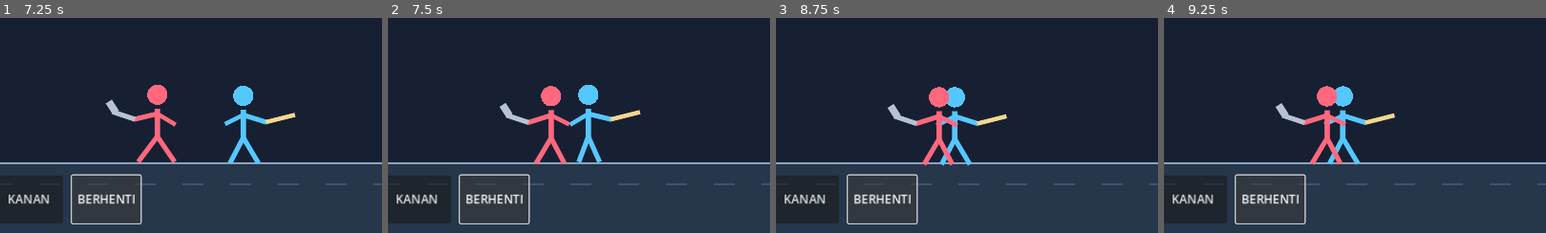
Above: before the commit, frames 1-4 (left to right).
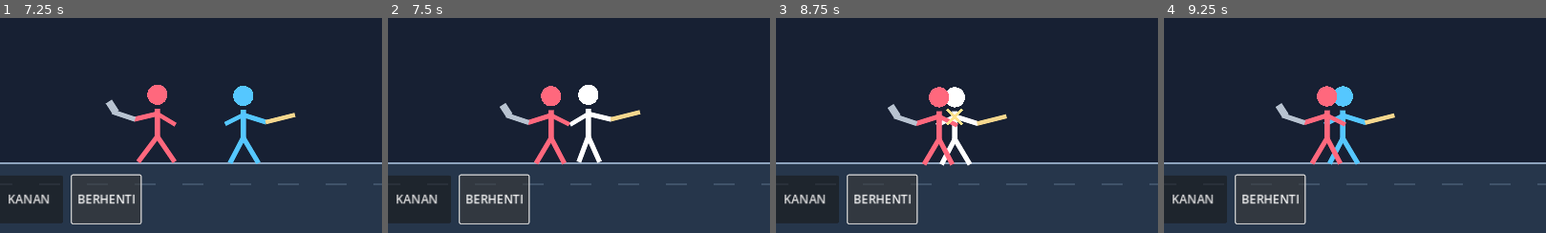
Above: after the commit, the same moments.

Repository: satriamada-web/stickman-duel
Game: Godot game, scene res://scenes/main.tscn
Same seed, same stepped clock (60 frames per second), same inputs: the game is played once before the commit and once after it.
Inputs:
- Up to frame 1 (7.25 s): click "MULAI BERTARUNG" at 0.5 s; click "SERANG" at 1.25 s; click "KIRI" at 2 s; click "KANAN" at 2.75 s; click "BERHENTI" at 3.5 s; tap Enter at 4.25 s; hold D 4.28-5.03 s; tap Space at 4.52, 5.27, 6.77 s; hold A 5.03-5.78 s; hold D from 5.78 s (still down)
- Up to frame 2 (7.5 s): release D at 7.28 s; hold A from 7.28 s (still down)
- Up to frame 3 (8.75 s): keep holding A; tap Space at 7.52, 8.27 s
- Up to frame 4 (9.25 s): keep holding A
The pictures show only the part of the screen within x 14-64%, y 45-95%; the shares and areas given below are measured in that part.

Frame 1 is identical in both runs. In frame 2, 1.2% of the frame differs, in the area x 47-59%, y 31-68%; in frame 3, 1.1%; in frame 4, nothing differs.

Commit message:
feat: add hit flash and impact feedback effects

Diff:
--- a/scripts/main.gd
+++ b/scripts/main.gd
@@ -18,6 +18,10 @@
 var attack_cooldown := 0.0
 var attack_animation_time := 0.0
 var animation_time := 0.0
+var player_hit_flash := 0.0
+var enemy_hit_flash := 0.0
+var impact_effect_time := 0.0
+var impact_effect_x := 0.0
 var enemy_attack_cooldown := 0.0
 var move_direction := 0
 var match_over := false
@@ -55,6 +59,9 @@
 		return
 	animation_time += delta
 	attack_animation_time = maxf(0.0, attack_animation_time - delta)
+	player_hit_flash = maxf(0.0, player_hit_flash - delta)
+	enemy_hit_flash = maxf(0.0, enemy_hit_flash - delta)
+	impact_effect_time = maxf(0.0, impact_effect_time - delta)
 	time_left = maxf(0.0, time_left - delta)
 	attack_cooldown = maxf(0.0, attack_cooldown - delta)
 	enemy_attack_cooldown = maxf(0.0, enemy_attack_cooldown - delta)
@@ -66,6 +73,9 @@
 		enemy_x = move_toward(enemy_x, player_x, 145.0 * delta)
 	elif enemy_attack_cooldown <= 0.0:
 		player_hp = maxi(0, player_hp - 8)
+		player_hit_flash = 0.18
+		impact_effect_time = 0.16
+		impact_effect_x = player_x
 		enemy_attack_cooldown = 1.35
 
 	if time_left <= 0.0 or player_hp <= 0 or enemy_hp <= 0:
@@ -82,8 +92,14 @@
 	for i in range(0, 1280, 80):
 		draw_line(Vector2(i, FLOOR_Y + 35), Vector2(i + 35, FLOOR_Y + 35), Color("#40536a"), 2.0)
 	var player_stats: Dictionary = CHARACTERS[selected_character]
-	_draw_fighter(player_x, FLOOR_Y, Color(player_stats["color"]), 1, str(player_stats["weapon"]), move_direction != 0, attack_animation_time > 0.0)
-	_draw_fighter(enemy_x, FLOOR_Y, Color("#ff687d"), -1, "AXE", absf(enemy_x - player_x) > 125.0, false)
+	var player_tint := Color("#ffffff") if player_hit_flash > 0.0 else Color(player_stats["color"])
+	var enemy_tint := Color("#ffffff") if enemy_hit_flash > 0.0 else Color("#ff687d")
+	_draw_fighter(player_x, FLOOR_Y, player_tint, 1, str(player_stats["weapon"]), move_direction != 0, attack_animation_time > 0.0)
+	_draw_fighter(enemy_x, FLOOR_Y, enemy_tint, -1, "AXE", absf(enemy_x - player_x) > 125.0, false)
+	if impact_effect_time > 0.0:
+		var impact_y := FLOOR_Y - 78.0
+		draw_line(Vector2(impact_effect_x - 13, impact_y - 13), Vector2(impact_effect_x + 13, impact_y + 13), Color("#ffe28a"), 5.0)
+		draw_line(Vector2(impact_effect_x - 13, impact_y + 13), Vector2(impact_effect_x + 13, impact_y - 13), Color("#ffe28a"), 5.0)
 
 func _draw_fighter(x: float, floor_y: float, tint: Color, direction: int, weapon: String, walking: bool, attacking: bool) -> void:
 	# Animasi prosedural sederhana: badan naik-turun dan tangan/kaki mengayun.
@@ -230,6 +246,9 @@
 	var attack_range := 190.0 if selected_character == "Spearman" else 155.0
 	if absf(enemy_x - player_x) <= attack_range:
 		enemy_hp = maxi(0, enemy_hp - int(stats["damage"]))
+		enemy_hit_flash = 0.18
+		impact_effect_time = 0.16
+		impact_effect_x = enemy_x
 		status_label.text = "SERANGAN %s! Lawan kehilangan %d HP." % [selected_character.to_upper(), stats["damage"]]
 	else:
 		status_label.text = "Terlalu jauh! Dekati lawan terlebih dahulu."
